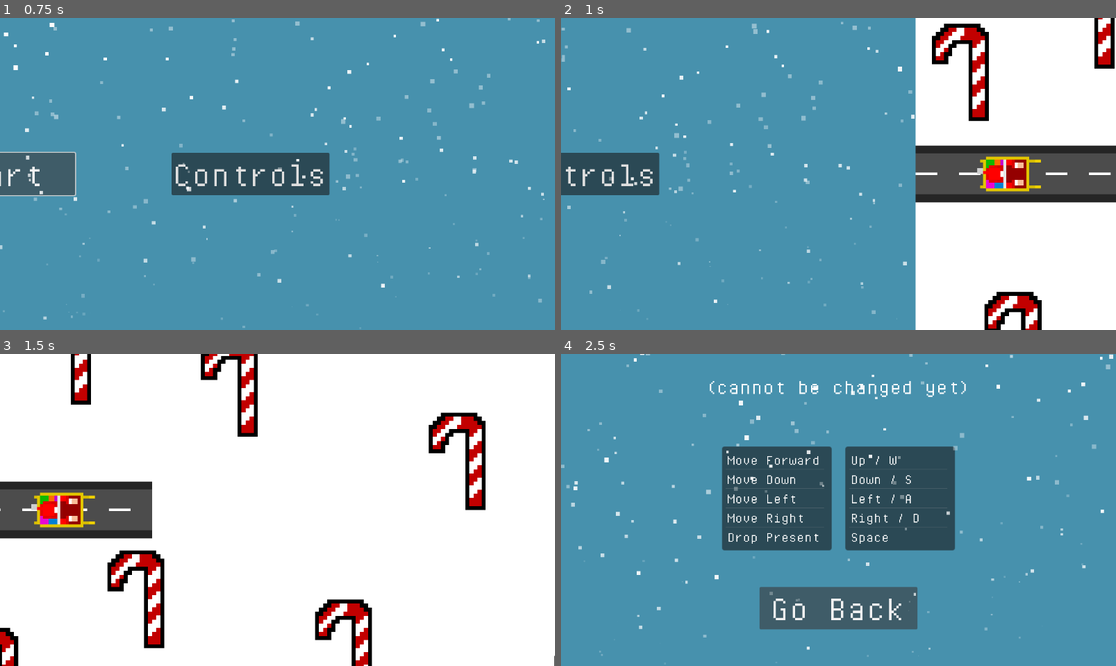
Above: before the commit, frames 1-4 (two rows, left to right).
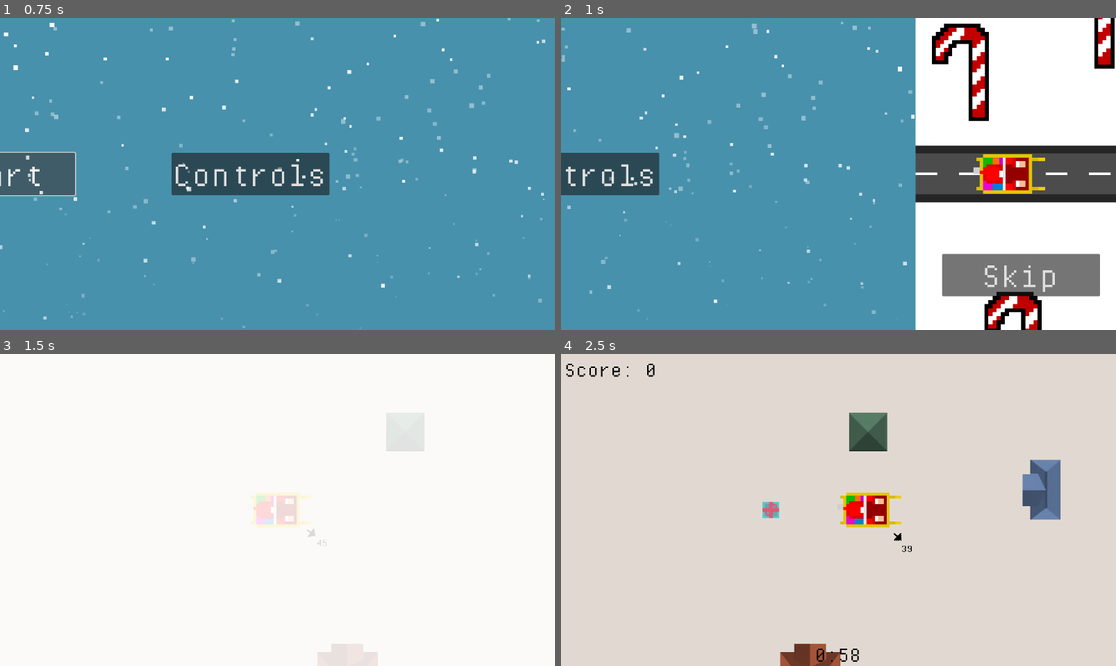
Above: after the commit, the same moments.

Repository: vindognz/RickAstleyDriving
Game: Godot game, scene res://scenes/start.tscn
Same seed, same stepped clock (60 frames per second), same inputs: the game is played once before the commit and once after it.
Inputs (mouse positions are in pixels of both pictures, inside the frame that each line leads up to):
- Up to frame 1 (0.75 s): click "Start" at 0.5 s
- Up to frame 2 (1 s): no input
- Up to frame 3 (1.5 s): click (299, 609) at 1.25 s, where only the run after the commit has a clickable "Skip"
- Up to frame 4 (2.5 s): tap Enter at 2 s; hold Right (right) from 2.03 s (still down); tap Space (drop-present) at 2.1 s

Frame 1 is identical in both runs. In frame 2, 4.6% of the frame differs, in the area x 68-98%, y 43-90%; in frame 3, 13%; in frame 4, 100%, in the area x 0-100%, y 0-100%.

Commit message:
fixed start anim, added skip button

Diff:
--- a/scenes/start.tscn
+++ b/scenes/start.tscn
@@ -44,6 +44,93 @@
 turbulence_influence_min = 0.02
 turbulence_influence_max = 0.08
 
+[sub_resource type="Animation" id="Animation_qjn56"]
+length = 0.001
+tracks/0/type = "value"
+tracks/0/imported = false
+tracks/0/enabled = true
+tracks/0/path = NodePath("StartAnim/Takeoff/Car:position")
+tracks/0/interp = 1
+tracks/0/loop_wrap = true
+tracks/0/keys = {
+"times": PackedFloat32Array(0),
+"transitions": PackedFloat32Array(1),
+"update": 0,
+"values": [Vector2(-887, 0)]
+}
+tracks/1/type = "value"
+tracks/1/imported = false
+tracks/1/enabled = true
+tracks/1/path = NodePath("StartAnim/Takeoff/Car:scale")
+tracks/1/interp = 1
+tracks/1/loop_wrap = true
+tracks/1/keys = {
+"times": PackedFloat32Array(0),
+"transitions": PackedFloat32Array(1),
+"update": 0,
+"values": [Vector2(6, 6)]
+}
+tracks/2/type = "value"
+tracks/2/imported = false
+tracks/2/enabled = true
+tracks/2/path = NodePath("StartAnim:position")
+tracks/2/interp = 1
+tracks/2/loop_wrap = true
+tracks/2/keys = {
+"times": PackedFloat32Array(0),
+"transitions": PackedFloat32Array(1),
+"update": 0,
+"values": [Vector2(1920, 0)]
+}
+tracks/3/type = "value"
+tracks/3/imported = false
+tracks/3/enabled = true
+tracks/3/path = NodePath("StartAnim/Takeofftwo/GPUParticles2D:process_material:scale")
+tracks/3/interp = 1
+tracks/3/loop_wrap = true
+tracks/3/keys = {
+"times": PackedFloat32Array(0),
+"transitions": PackedFloat32Array(1),
+"update": 0,
+"values": [Vector2(5, 10)]
+}
+tracks/4/type = "value"
+tracks/4/imported = false
+tracks/4/enabled = true
+tracks/4/path = NodePath("StartAnim/Takeofftwo/ColorRect:color")
+tracks/4/interp = 1
+tracks/4/loop_wrap = true
+tracks/4/keys = {
+"times": PackedFloat32Array(0),
+"transitions": PackedFloat32Array(1),
+"update": 0,
+"values": [Color(1, 1, 1, 1)]
+}
+tracks/5/type = "value"
+tracks/5/imported = false
+tracks/5/enabled = true
+tracks/5/path = NodePath("Camera2D:position")
+tracks/5/interp = 1
+tracks/5/loop_wrap = true
+tracks/5/keys = {
+"times": PackedFloat32Array(0),
+"transitions": PackedFloat32Array(1),
+"update": 0,
+"values": [Vector2(0, 0)]
+}
+tracks/6/type = "value"
+tracks/6/imported = false
+tracks/6/enabled = true
+tracks/6/path = NodePath("skip:position")
+tracks/6/interp = 1
+tracks/6/loop_wrap = true
+tracks/6/keys = {
+"times": PackedFloat32Array(0),
+"transitions": PackedFloat32Array(1),
+"update": 0,
+"values": [Vector2(1015, 166)]
+}
+
 [sub_resource type="Animation" id="Animation_asu8a"]
 resource_name = "start_game"
 length = 15.0
@@ -66,10 +153,10 @@
 tracks/1/interp = 1
 tracks/1/loop_wrap = true
 tracks/1/keys = {
-"times": PackedFloat32Array(0),
-"transitions": PackedFloat32Array(1),
-"update": 0,
-"values": [Vector2(6, 6)]
+"times": PackedFloat32Array(0, 1.06667, 1.7, 2.53333, 5.53333),
+"transitions": PackedFloat32Array(1, 1, 1, 1, 1),
+"update": 0,
+"values": [Vector2(6, 6), Vector2(8, 8), Vector2(9, 9), Vector2(10, 10), Vector2(12, 12)]
 }
 tracks/2/type = "value"
 tracks/2/imported = false
@@ -119,80 +206,17 @@
 "update": 0,
 "values": [Vector2(0, 0), Vector2(1920, 0)]
 }
-
-[sub_resource type="Animation" id="Animation_qjn56"]
-length = 0.001
-tracks/0/type = "value"
-tracks/0/imported = false
-tracks/0/enabled = true
-tracks/0/path = NodePath("StartAnim/Takeoff/Car:position")
-tracks/0/interp = 1
-tracks/0/loop_wrap = true
-tracks/0/keys = {
-"times": PackedFloat32Array(0),
-"transitions": PackedFloat32Array(1),
-"update": 0,
-"values": [Vector2(-887, 0)]
-}
-tracks/1/type = "value"
-tracks/1/imported = false
-tracks/1/enabled = true
-tracks/1/path = NodePath("StartAnim/Takeoff/Car:scale")
-tracks/1/interp = 1
-tracks/1/loop_wrap = true
-tracks/1/keys = {
-"times": PackedFloat32Array(0),
-"transitions": PackedFloat32Array(1),
-"update": 0,
-"values": [Vector2(6, 6)]
-}
-tracks/2/type = "value"
-tracks/2/imported = false
-tracks/2/enabled = true
-tracks/2/path = NodePath("StartAnim:position")
-tracks/2/interp = 1
-tracks/2/loop_wrap = true
-tracks/2/keys = {
-"times": PackedFloat32Array(0),
-"transitions": PackedFloat32Array(1),
-"update": 0,
-"values": [Vector2(1920, 0)]
-}
-tracks/3/type = "value"
-tracks/3/imported = false
-tracks/3/enabled = true
-tracks/3/path = NodePath("StartAnim/Takeofftwo/GPUParticles2D:process_material:scale")
-tracks/3/interp = 1
-tracks/3/loop_wrap = true
-tracks/3/keys = {
-"times": PackedFloat32Array(0),
-"transitions": PackedFloat32Array(1),
-"update": 0,
-"values": [Vector2(5, 10)]
-}
-tracks/4/type = "value"
-tracks/4/imported = false
-tracks/4/enabled = true
-tracks/4/path = NodePath("StartAnim/Takeofftwo/ColorRect:color")
-tracks/4/interp = 1
-tracks/4/loop_wrap = true
-tracks/4/keys = {
-"times": PackedFloat32Array(0),
-"transitions": PackedFloat32Array(1),
-"update": 0,
-"values": [Color(1, 1, 1, 1)]
-}
-tracks/5/type = "value"
-tracks/5/imported = false
-tracks/5/enabled = true
-tracks/5/path = NodePath("Camera2D:position")
-tracks/5/interp = 1
-tracks/5/loop_wrap = true
-tracks/5/keys = {
-"times": PackedFloat32Array(0),
-"transitions": PackedFloat32Array(1),
-"update": 0,
-"values": [Vector2(0, 0)]
+tracks/6/type = "value"
+tracks/6/imported = false
+tracks/6/enabled = true
+tracks/6/path = NodePath("skip:position")
+tracks/6/interp = 1
+tracks/6/loop_wrap = true
+tracks/6/keys = {
+"times": PackedFloat32Array(0.566667, 0.766667, 1.23333),
+"transitions": PackedFloat32Array(1, 1, 1),
+"update": 0,
+"values": [Vector2(1015, 166), Vector2(1314, 162), Vector2(1531, 162)]
 }
 
 [sub_resource type="AnimationLibrary" id="AnimationLibrary_nnbgp"]
@@ -265,6 +289,26 @@
 theme_override_font_sizes/font_size = 80
 text = "Start"
 
+[node name="skip" type="Button" parent="."]
+z_index = 10
+layout_mode = 1
+anchors_preset = 6
+anchor_left = 1.0
+anchor_top = 0.5
+anchor_right = 1.0
+anchor_bottom = 0.5
+offset_left = 1015.0
+offset_top = 166.0
+offset_right = 1343.0
+offset_bottom = 254.0
+grow_horizontal = 0
+grow_vertical = 2
+size_flags_horizontal = 4
+size_flags_vertical = 4
+theme_override_fonts/font = ExtResource("2_qrxda")
+theme_override_font_sizes/font_size = 80
+text = "Skip"
+
 [node name="Controls" type="Button" parent="."]
 layout_mode = 1
 anchors_preset = 4
@@ -321,7 +365,7 @@
 texture = ExtResource("5_3qfkf")
 
 [node name="GPUParticles2D" type="GPUParticles2D" parent="StartAnim/Takeofftwo"]
-z_index = 2
+z_index = 11
 position = Vector2(-460, -538)
 amount = 10000
 process_material = SubResource("ParticleProcessMaterial_ovwub")
@@ -339,5 +383,6 @@
 [node name="Camera2D" type="Camera2D" parent="."]
 
 [connection signal="pressed" from="Start" to="." method="_start_pressed"]
+[connection signal="pressed" from="skip" to="." method="_skip_pressed"]
 [connection signal="pressed" from="Controls" to="." method="_controls_pressed"]
 [connection signal="animation_finished" from="AnimationPlayer" to="." method="_on_animation_player_animation_finished"]
--- a/scenes/world.tscn
+++ b/scenes/world.tscn
@@ -6,6 +6,33 @@
 [ext_resource type="FontFile" uid="uid://cnj4h0pa4keai" path="res://assets/fonts/PixelOperatorMono.ttf" id="3_ndi0w"]
 [ext_resource type="Script" path="res://scripts/time_label.gd" id="4_3vkig"]
 [ext_resource type="Script" path="res://scripts/score_label.gd" id="5_crial"]
+
+[sub_resource type="Animation" id="Animation_gsbad"]
+length = 0.001
+tracks/0/type = "value"
+tracks/0/imported = false
+tracks/0/enabled = true
+tracks/0/path = NodePath(".:color")
+tracks/0/interp = 1
+tracks/0/loop_wrap = true
+tracks/0/keys = {
+"times": PackedFloat32Array(0),
+"transitions": PackedFloat32Array(1),
+"update": 0,
+"values": [Color(1, 1, 1, 1)]
+}
+tracks/1/type = "value"
+tracks/1/imported = false
+tracks/1/enabled = true
+tracks/1/path = NodePath("../CanvasLayer:visible")
+tracks/1/interp = 1
+tracks/1/loop_wrap = true
+tracks/1/keys = {
+"times": PackedFloat32Array(0),
+"transitions": PackedFloat32Array(1),
+"update": 1,
+"values": [false]
+}
 
 [sub_resource type="Animation" id="Animation_347ji"]
 resource_name = "fade_in"
@@ -32,33 +59,6 @@
 "transitions": PackedFloat32Array(1, 1),
 "update": 1,
 "values": [false, true]
-}
-
-[sub_resource type="Animation" id="Animation_gsbad"]
-length = 0.001
-tracks/0/type = "value"
-tracks/0/imported = false
-tracks/0/enabled = true
-tracks/0/path = NodePath(".:color")
-tracks/0/interp = 1
-tracks/0/loop_wrap = true
-tracks/0/keys = {
-"times": PackedFloat32Array(0),
-"transitions": PackedFloat32Array(1),
-"update": 0,
-"values": [Color(1, 1, 1, 1)]
-}
-tracks/1/type = "value"
-tracks/1/imported = false
-tracks/1/enabled = true
-tracks/1/path = NodePath("../CanvasLayer:visible")
-tracks/1/interp = 1
-tracks/1/loop_wrap = true
-tracks/1/keys = {
-"times": PackedFloat32Array(0),
-"transitions": PackedFloat32Array(1),
-"update": 1,
-"values": [false]
 }
 
 [sub_resource type="AnimationLibrary" id="AnimationLibrary_viqcn"]
--- a/scripts/startthegame.gd
+++ b/scripts/startthegame.gd
@@ -8,5 +8,10 @@
 func _controls_pressed() -> void:
 	get_tree().change_scene_to_file("res://scenes/controls.tscn")
 
+
+
 func _on_animation_player_animation_finished(anim_name: StringName) -> void:
 	get_tree().change_scene_to_file("res://scenes/world.tscn")
+
+func _skip_pressed() -> void:
+	get_tree().change_scene_to_file("res://scenes/world.tscn")
Renamed: demo/build.apple-touch-icon.png -> demo/index.apple-touch-icon.png
Renamed: demo/build.icon.png -> demo/index.icon.png
Renamed: demo/build.png -> demo/index.png
Not shown, changed: export_presets.cfg
Not shown, changed: .gitignore
Not shown, removed: demo/build.pck
Not shown, added: demo/index.audio.worklet.js
Not shown, changed: demo/index.html
Not shown, added: demo/index.js
Not shown, added: demo/index.pck
Not shown, added: demo/index.wasm
